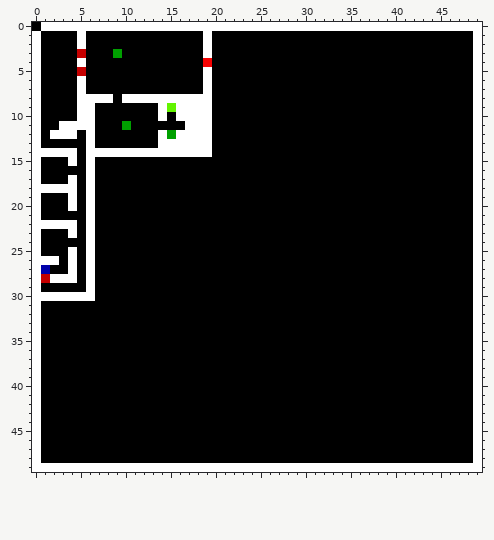
File history of a pixel-art sprite, DungeonCrawler/Art/l1.png. Above is the file before it was changed.
The file is 50x50 pixels. Pixels under 10% opacity are left out.
After:
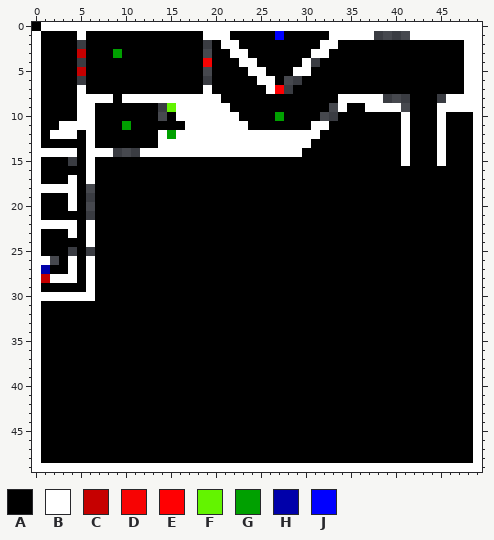
Palette (. is transparent): A #000000  B #ffffff  C #c60000  D #ff0000f4  E #ff0002  F #63f400  G #00a000  H #0000aa  J #0000ff
Difference:
y 1: x 20..21 AA -> BB; x 27 A -> J; x 33..48 AAAAAAAAAAAAAAAA -> BBBBB....BBBBBBB
y 2: x 5 B -> .; x 19 B -> .; x 21..22 AA -> BB; x 32..33 AA -> BB; x 48 A -> B
y 3: x 19 B -> .; x 22..23 AA -> BB; x 31..32 AA -> BB; x 48 A -> B
y 4: x 5 B -> .; x 23..24 AA -> BB; x 30..31 AA -> B.; x 48 A -> B
y 5: x 19 B -> .; x 24..25 AA -> BB; x 29..30 AA -> BB; x 48 A -> B
y 6: x 5 B -> .; x 19 B -> .; x 25..26 AA -> BB; x 28..29 AA -> ..; x 48 A -> B
y 7: x 26..28 AAA -> BE.; x 48 A -> B
y 8: x 20 A -> B; x 34..41 AAAAAAAA -> BBBBB...; x 45..48 AAAA -> .BBB
y 9: x 14 B -> .; x 20..21 AA -> BB; x 33..34 AA -> .B; x 37..41 AAAAA -> BBBB.; x 45..48 AAAA -> BBBB
y 10: x 14 B -> .; x 20..22 AAA -> BBB; x 27 A -> G; x 32..33 AA -> ..; x 41 A -> B; x 45 A -> B
y 11: x 20..23 AAAA -> BBBB; x 31..32 AA -> BB; x 41 A -> B; x 45 A -> B
y 12: x 20..31 AAAAAAAAAAAA -> BBBBBBBBBBBB; x 41 A -> B; x 45 A -> B
y 13: x 20..30 AAAAAAAAAAA -> BBBBBBBBBBB; x 41 A -> B; x 45 A -> B
y 14: x 9..11 BBB -> ...; x 20..29 AAAAAAAAAA -> BBBBBBBBBB; x 41 A -> B; x 45 A -> B
y 15: x 4 B -> .; x 41 A -> B; x 45 A -> B
y 18..21: x 6 B -> .
y 25: x 4 B -> .; x 6 B -> .
y 26: x 2 B -> .
